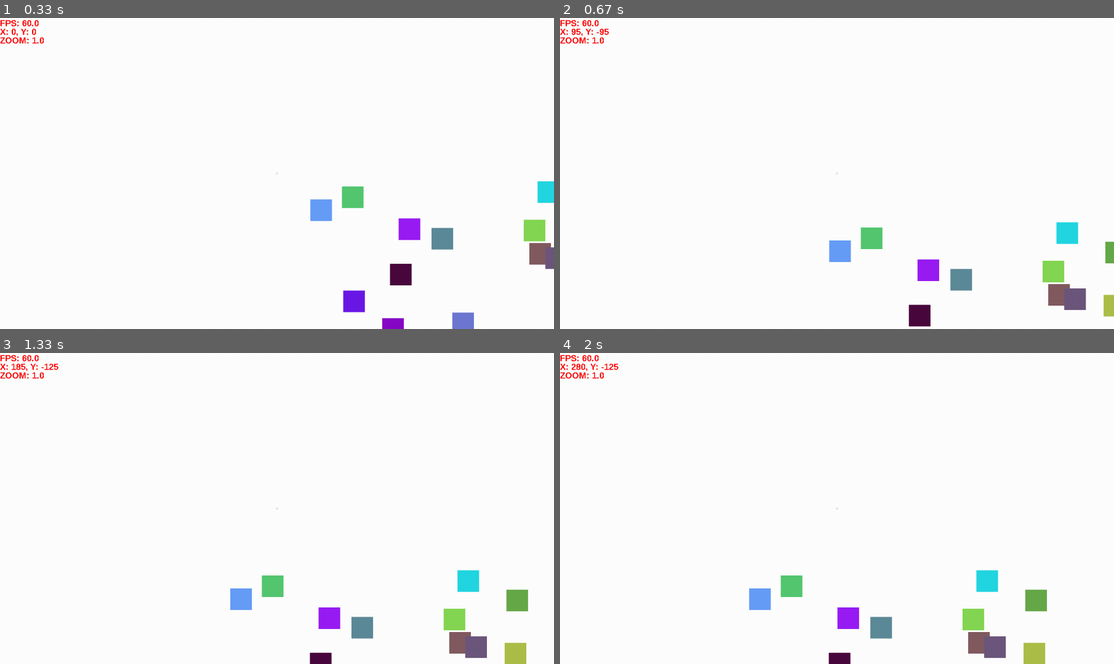
Above: before the commit, frames 1-4 (two rows, left to right).
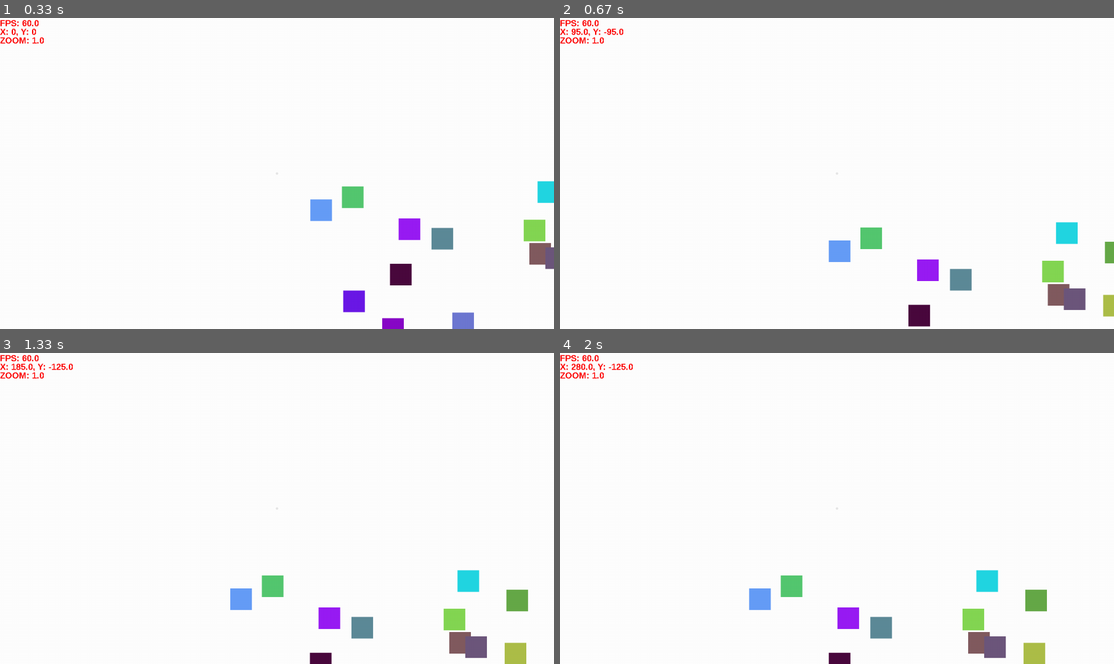
Above: after the commit, the same moments.

Repository: Jonesgamings/Pygame-Game-Engine
Game: pygame game, started from screen.py
Two runs of this game, one before a commit and one after it. Both use one fixed random seed, a clock stepped at 60 frames per second and the inputs below.
Inputs (mouse positions are in pixels of both pictures, inside the frame that each line leads up to):
- Up to frame 1 (0.33 s): no input
- Up to frame 2 (0.67 s): hold W from 0.33 s (still down); hold Right from 0.33 s (still down)
- Up to frame 3 (1.33 s): release W at 0.8 s; release Right at 0.8 s; tap S at 0.83 s; hold  from 1.17 s (still down); hold Right from 1.17 s (still down)
- Up to frame 4 (2 s): release  at 1.63 s; release Right at 1.63 s; click (837, 530) at 1.72 s

Frame 1 is identical in both runs. In frame 2, 0.3% of the frame differs, in the area x 3-99%, y 3-100%; in frame 3, 0.1%; in frame 4, 0.1%.

Commit message:
Update screen.py

Diff:
--- a/screen.py
+++ b/screen.py
@@ -2,12 +2,18 @@
 import json
 from object import Object
 from random import randint
+from time import time
 
 pygame.init()
 pygame.font.init()
 
 WHITE = (255, 255, 255)
 RED = (255, 0, 0)
+
+class GUI:
+
+    def __init__(self) -> None:
+        pass
 
 class Game:
 
@@ -30,32 +36,42 @@
     def addObject(self, object):
         self.map.addObject(object)
 
-    def doMoveInputs(self):
+    def doMoveInputs(self, dt):
         moveVertical = 0
         moveHorizontal = 0
         keys = pygame.key.get_pressed()
+        buttons = pygame.key.get_pressed()
 
         if keys[pygame.K_UP] or keys[pygame.K_w]:
-            moveVertical -= self.camera.moveSpeed * self.camera.zoom
+            moveVertical -= self.camera.moveSpeed * self.camera.zoom * dt
 
         if keys[pygame.K_DOWN] or keys[pygame.K_s]:
-            moveVertical += self.camera.moveSpeed * self.camera.zoom
+            moveVertical += self.camera.moveSpeed * self.camera.zoom * dt
 
         if keys[pygame.K_LEFT] or keys[pygame.K_a]:
-            moveHorizontal -= self.camera.moveSpeed * self.camera.zoom
+            moveHorizontal -= self.camera.moveSpeed * self.camera.zoom * dt
 
         if keys[pygame.K_RIGHT] or keys[pygame.K_d]:
-            moveHorizontal += self.camera.moveSpeed * self.camera.zoom
+            moveHorizontal += self.camera.moveSpeed * self.camera.zoom * dt
+
+        if buttons[0]:
+            pass
+
+        if buttons[1]:
+            pass
+
+        if buttons[2]:
+            pass
 
         self.camera.moveBy(moveHorizontal, moveVertical)
 
-    def doZoomInputs(self, event):
+    def doZoomInputs(self, event, dt):
         if event.type == pygame.MOUSEBUTTONDOWN:
             if event.button == 4:
-                self.camera.zoomBy(-self.camera.zoomSpeed)
+                self.camera.zoomBy(-self.camera.zoomSpeed * dt)
 
             if event.button == 5:
-                self.camera.zoomBy(self.camera.zoomSpeed)
+                self.camera.zoomBy(self.camera.zoomSpeed * dt)
 
     def displayTextInfo(self):
         FONTSIZE = 20
@@ -78,7 +94,15 @@
 
     def mainloop(self):
         self.running = True
+        start = time()
+        lastTick = 0
         while self.running:
+
+            gametime = time() - start
+
+            dt = (gametime - lastTick) * self.clock.get_fps()
+            print(dt)
+
             for event in pygame.event.get():
                 if event.type == pygame.QUIT:
                     self.running = False
@@ -87,13 +111,15 @@
                     if event.key == pygame.K_ESCAPE:
                         self.running = False
 
-                self.doZoomInputs(event)
-
-            self.doMoveInputs()
+                self.doZoomInputs(event, dt)
+
+            self.doMoveInputs(dt)
 
             self.screen.fill(WHITE)
             self.displayObjects()
             self.displayTextInfo()
+
+            lastTick = gametime
 
             self.clock.tick(self.FPS)
             pygame.display.flip()
